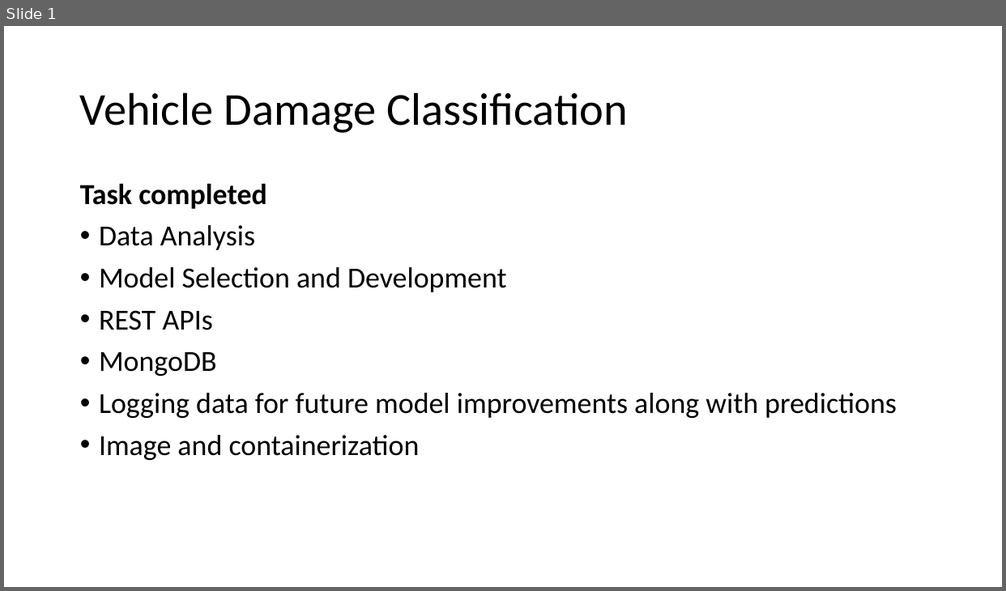
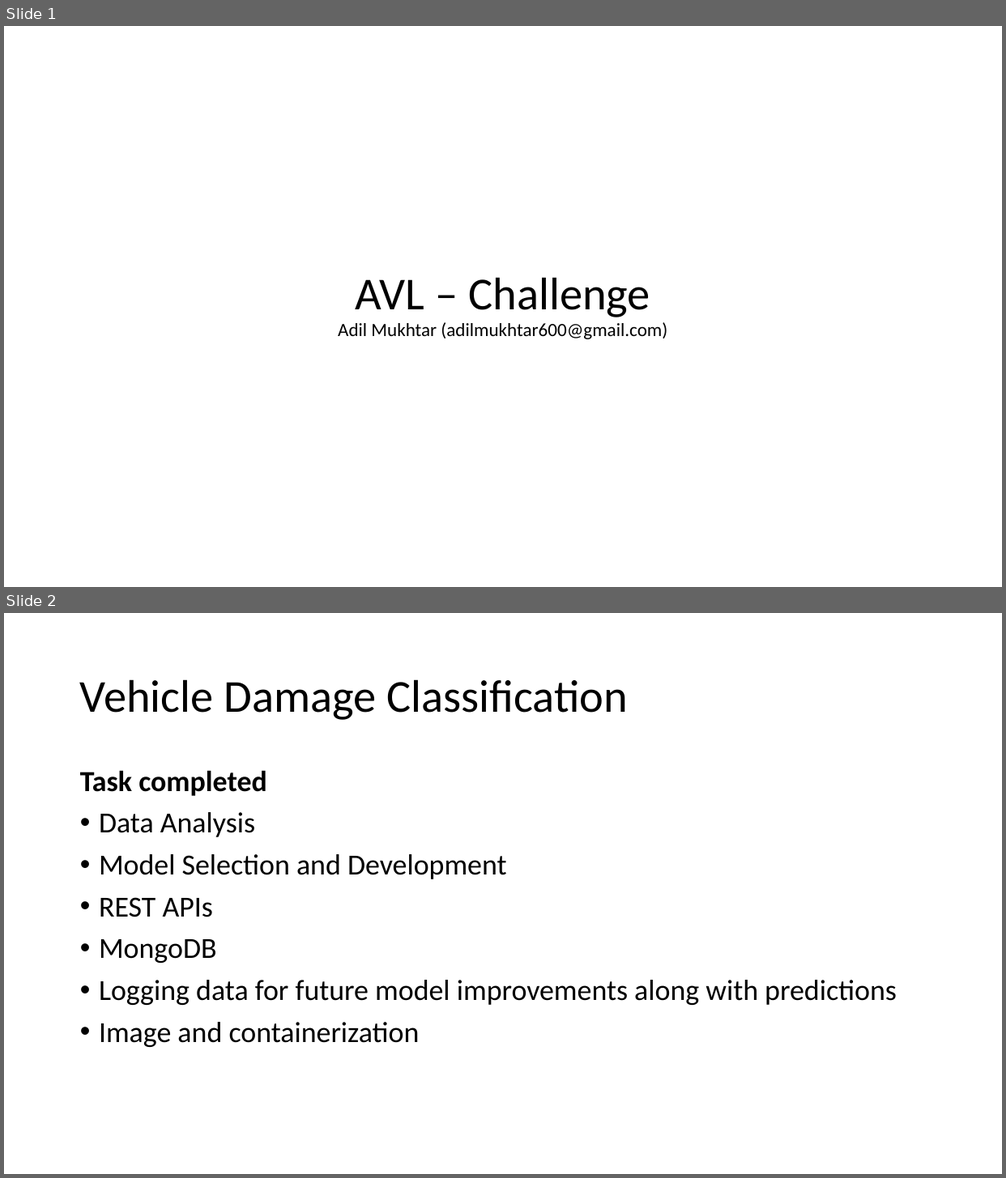
Before and after one commit to adilmukhtar82/PdM, a slide deck: docs/Presentation.pptx. Shown one above the other, each under a label of ours: slide 1 before the commit, slides 1 and 2 after it. The pictures are 1006x591 and 1006x1178 pixels, drawn with LibreOffice and Linux fonts; fonts in the diff are those of the drawing. Boxes give left, top, right and bottom in pixels: in the first picture for what was removed or moved away, otherwise in the second. Text is boxed around its words. In the diff, an @@ line names an element or a change of style, - is before the commit and + after.

Commit message:
presentation

```diff
--- a/docs/Presentation.pptx
+++ b/docs/Presentation.pptx
@@ slide 1 added at <box>4,26,1002,587</box>, background #FFFFFF @@
@@ title added at <box>338,277,667,339</box>, 18 pt, text #000000 @@
+AVL – Challenge
+Adil Mukhtar (adilmukhtar600@gmail.com)
@@ what was slide 1 is now slide 2 @@
```
